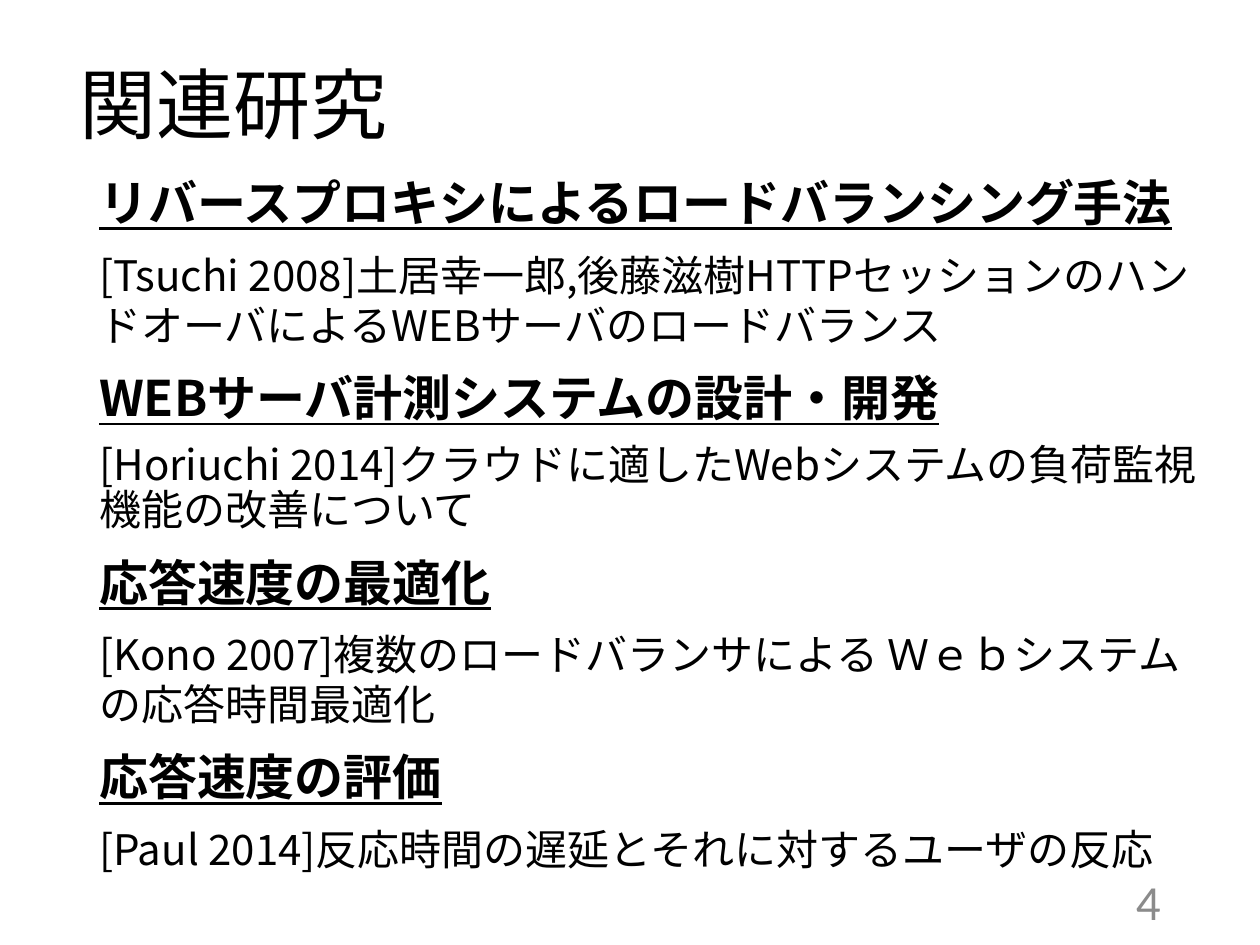
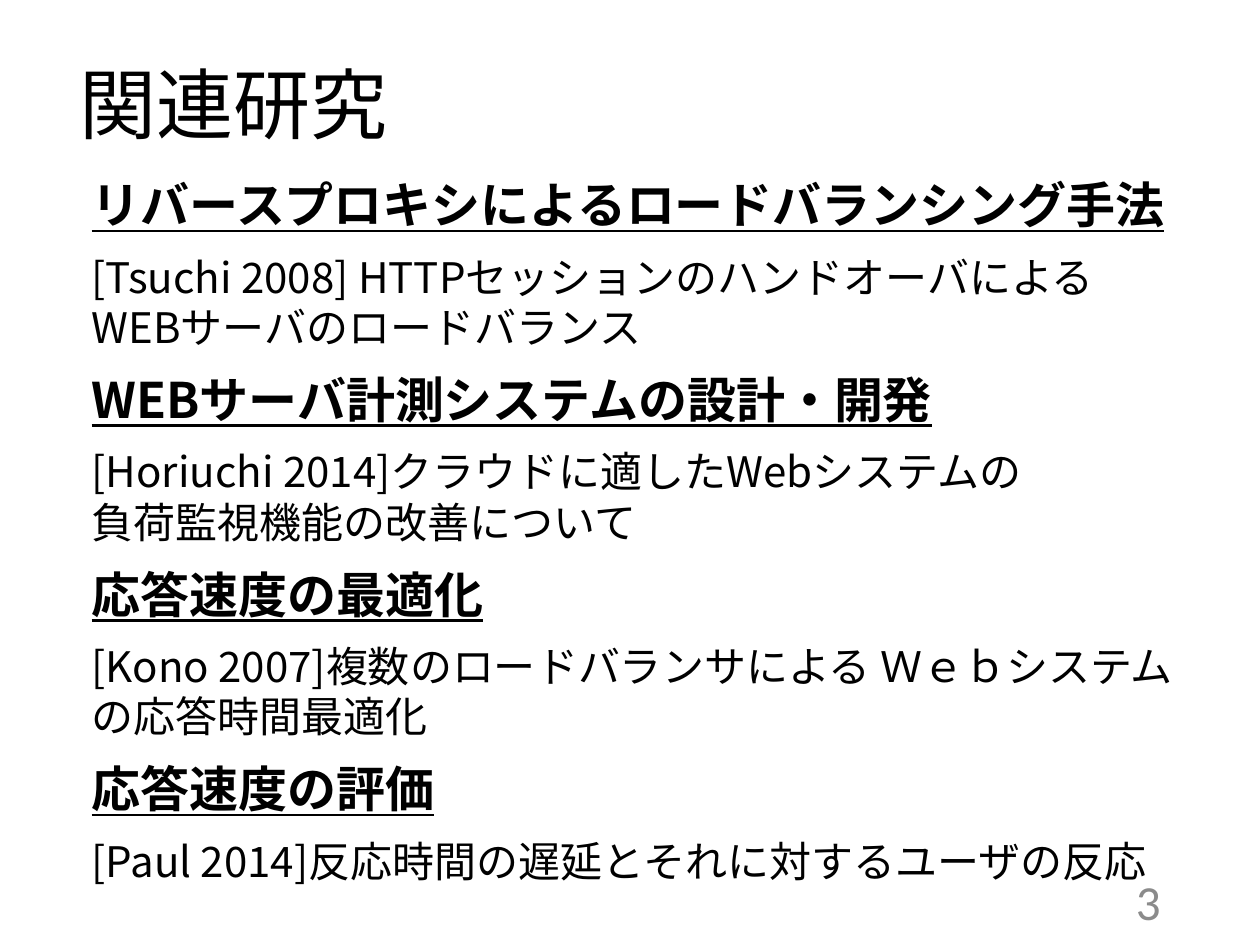
Before and after one commit to kait-takanolab/1821086_matsuo_thesis, a slide deck: slide 3 of 発表用/1821086_卒業研究発表会.pptx (slide 4 before the commit). Drawn at 1260x945 pixels with LibreOffice and Linux fonts; fonts in the diff are those of the drawing. Boxes give left, top, right and bottom in pixels: in the first picture for what was removed or moved away, otherwise in the second. Text is boxed around its words. In the diff, an @@ line names an element or a change of style, - is before the commit and + after.

```diff
--- a/発表用/1821086_卒業研究発表会.pptx
+++ b/発表用/1821086_卒業研究発表会.pptx
@@ text "リバースプロキシによるロードバランシング手法": place and size @@
-text "リバースプロキシによるロードバランシング手法" at box(99, 178, 1197, 872)
+text "リバースプロキシによるロードバランシング手法" at box(92, 180, 1165, 884)
@@ text at box(92, 180, 1165, 232): line spacing 0.9 to 1 @@
@@ text at box(92, 258, 1094, 345): text changed @@
-[Tsuchi 2008]土居幸一郎,後藤滋樹HTTPセッションのハンドオーバによるWEBサーバのロードバランス
+[Tsuchi 2008] HTTPセッションのハンドオーバによる
+WEBサーバのロードバランス
@@ text at box(92, 451, 1021, 542): text changed @@
-[Horiuchi 2014]クラウドに適したWebシステムの負荷監視機能の改善について
+[Horiuchi 2014]クラウドに適したWebシステムの
+負荷監視機能の改善について
@@ page number at box(1136, 888, 1161, 920): text changed @@
-4
+3
```
Also in this commit, not shown: 10 other slides changed, 2 slides removed, 3 other files.
